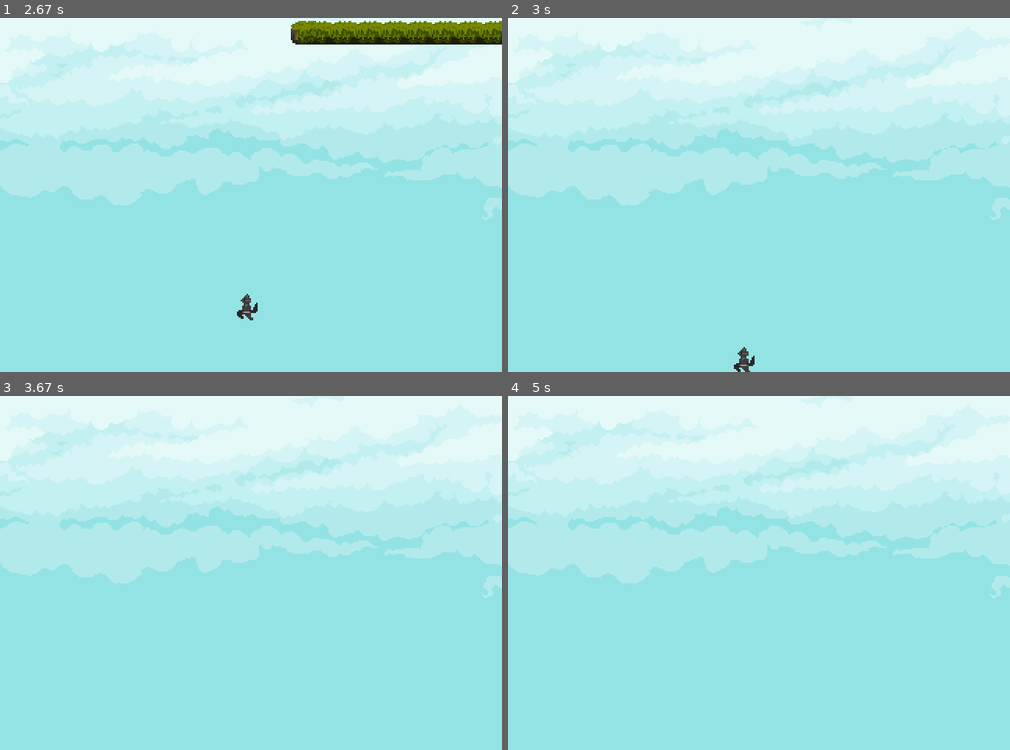
Above: before the commit, frames 1-4 (two rows, left to right).
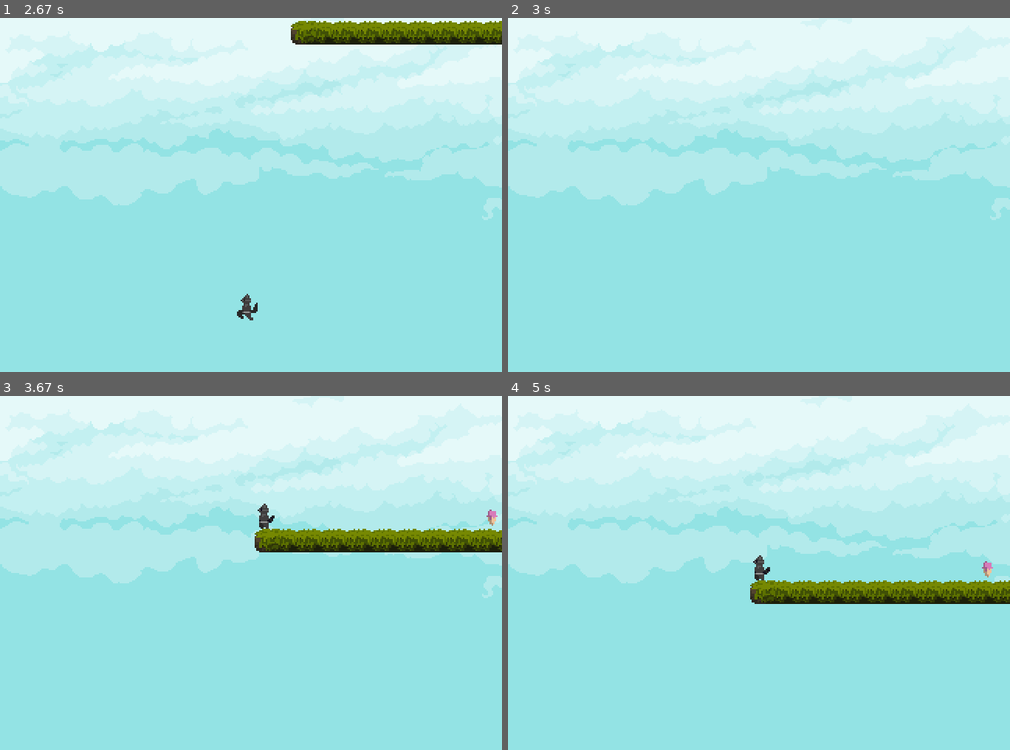
Above: after the commit, the same moments.

Repository: insper-classroom/projeto-pygame-rosa
Game: pygame game, started from codigo/jogo.py
The game is run twice, just before and just after one commit, with the same random seed, the same clock (stepped at 60 frames per second) and the same inputs.
Inputs:
- Up to frame 1 (2.67 s): hold Left 0.33-0.87 s; hold Left 0.9-1.3 s; hold Up 1.33-1.7 s; hold Right 1.73-2.37 s; hold Left from 2.4 s (still down)
- Up to frame 2 (3 s): release Left at 2.87 s
- Up to frame 3 (3.67 s): no input
- Up to frame 4 (5 s): no input

Frame 1 is identical in both runs. In frame 2, 0.2% of the frame differs, in the area x 45-50%, y 92-100%; in frame 3, 3.3%; in frame 4, 3.5%, in the area x 48-100%, y 45-59%.

Commit message:
arrumando a casa

Diff:
--- a/codigo/entidades.py
+++ b/codigo/entidades.py
@@ -102,8 +102,8 @@
                     self.score += 1
 
         self.air_time += 1
-        if self.air_time > 120:
-            self.jogo.dead += 1
+        if self.air_time > 100:
+            self.respawn()
 
         if self.collisions['down']:
             self.air_time = 0
